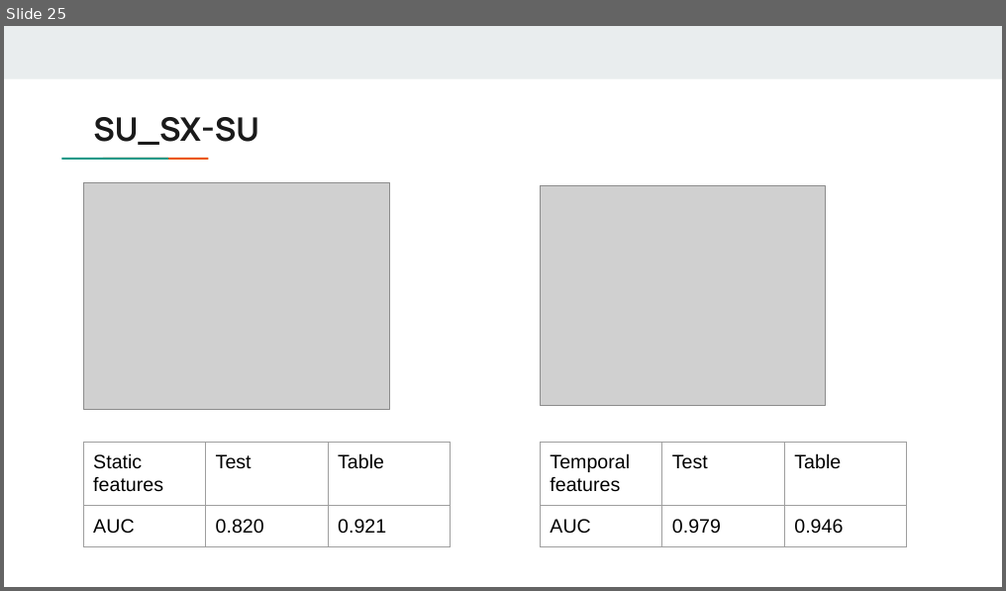
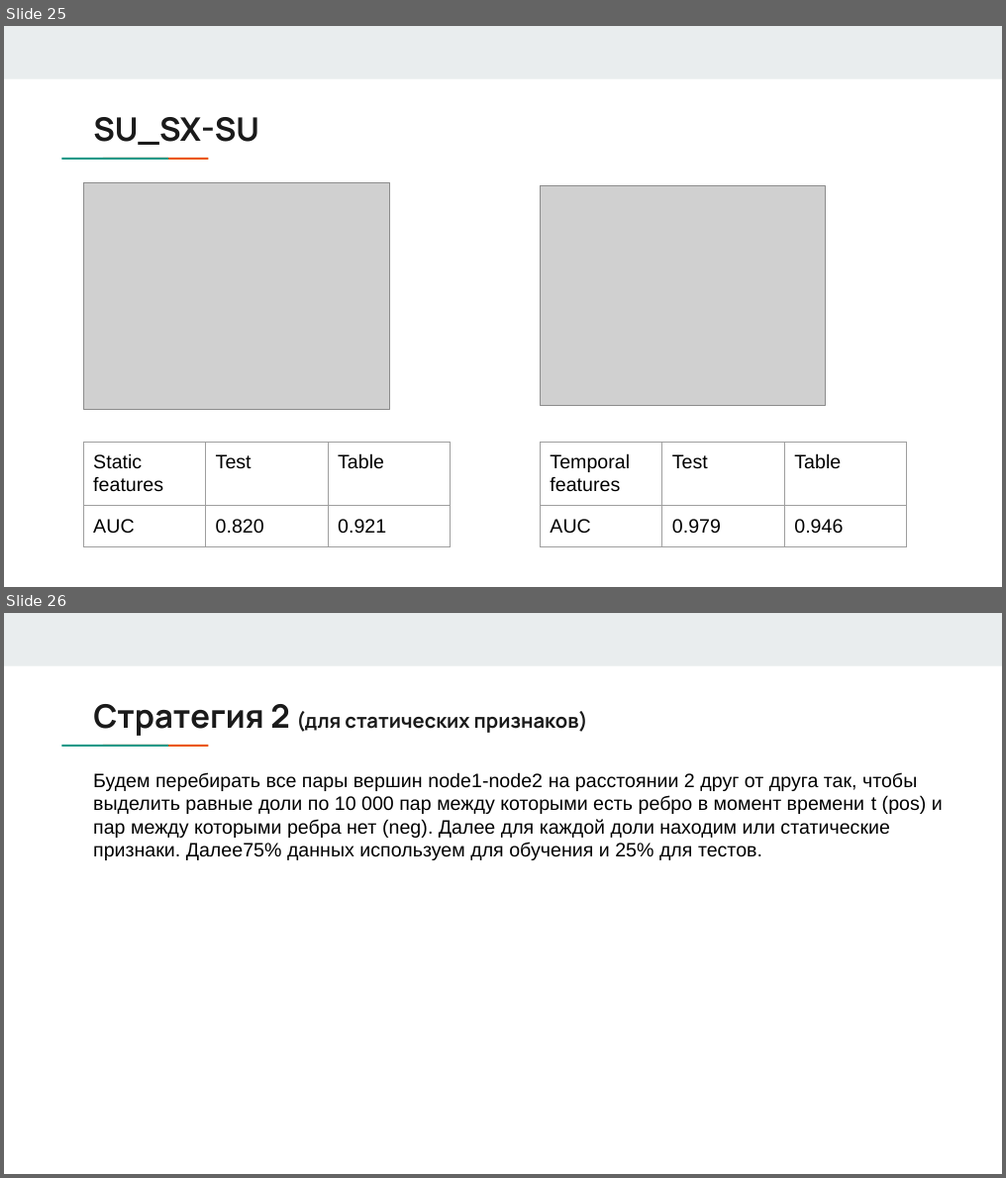
Before and after one commit to answerIII/GraphTheory2022-2023, a slide deck: notes/Team17.pptx. Shown one above the other, each under a label of ours: slide 25 before the commit, slides 25 and 26 after it. The pictures are 1006x591 and 1006x1178 pixels, drawn with LibreOffice and Linux fonts; fonts in the diff are those of the drawing; grey boxes stand for pictures. Boxes give left, top, right and bottom in pixels: in the first picture for what was removed or moved away, otherwise in the second. Text is boxed around its words. In the diff, an @@ line names an element or a change of style, - is before the commit and + after.

```diff
--- a/notes/Team17.pptx
+++ b/notes/Team17.pptx
@@ slide 26 added at bbox=[4, 613, 1002, 1174], background #FFFFFF; not listed: 3 template elements that a slide beside it also shows @@
@@ title added at bbox=[93, 704, 588, 736], 14.4 pt, text #1A1A1A, bold @@
+Стратегия 2 (для статических признаков)
@@ text added at bbox=[93, 772, 943, 861], 14 pt, text #000000 @@
+Будем перебирать все пары вершин node1-node2 на расстоянии 2 друг от друга так, чтобы выделить равные доли по 10 000 пар между которыми есть ребро в момент времени t (pos) и пар между которыми ребра нет (neg). Далее для каждой доли находим или статические признаки. Далее75% данных используем для обучения и 25% для тестов.
```
Also in this commit, not shown: 6 slides changed, 2 other slides added, 29 other files.
